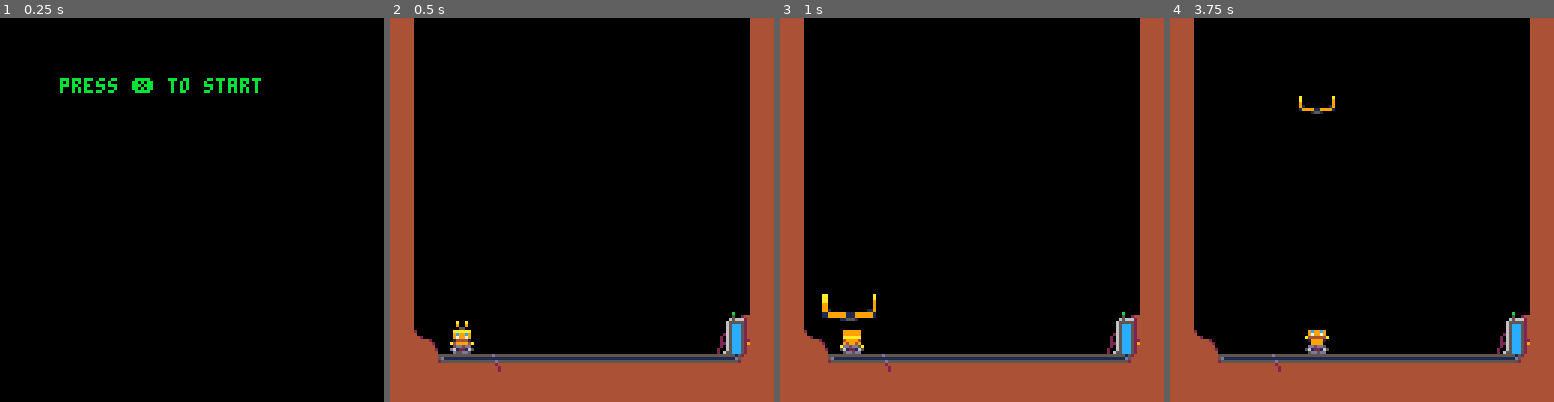
Above: before the commit, frames 1-4 (left to right).
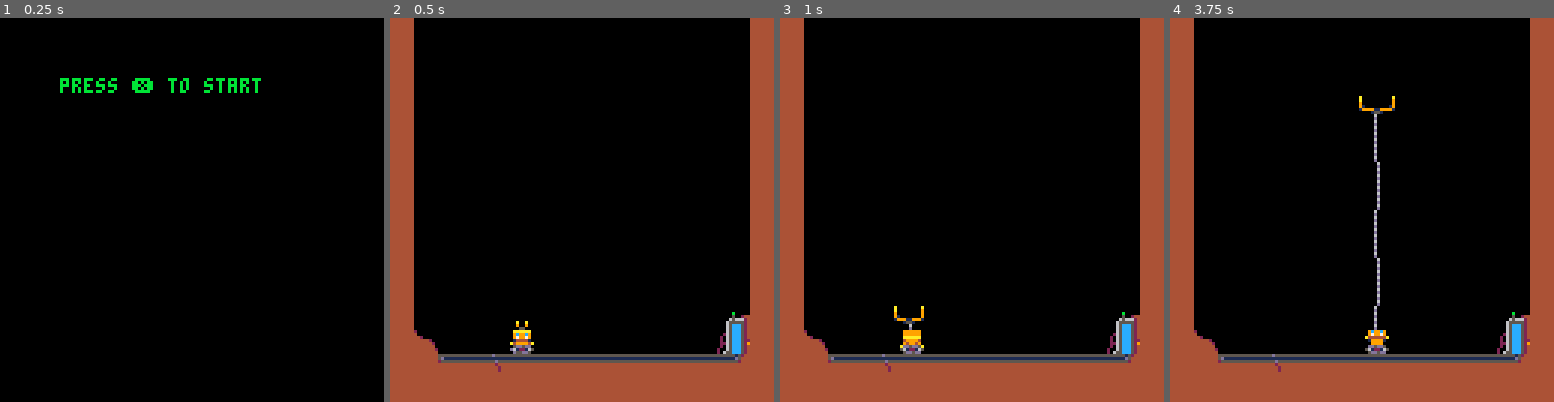
Above: after the commit, the same moments.

Repository: headjump/ld39
Game: PICO-8 cartridge crane.p8
Same seed, same stepped clock (60 frames per second), same inputs: the game is played once before the commit and once after it.
Inputs:
- Up to frame 1 (0.25 s): no input
- Up to frame 2 (0.5 s): tap X (X key) at 0.33 s
- Up to frame 3 (1 s): tap O (Z key) at 0.7 s
- Up to frame 4 (3.75 s): tap X (X key) at 1.07, 1.85, 2.97 s; hold Right 1.6-2.1 s; tap O (Z key) every 0.4 s from 1.7 to 3.7 s; hold Right 2.47-3.03 s; hold Left 3.08-3.58 s

Frame 1 is identical in both runs. In frame 2, 0.7% of the frame differs, in the area x 15-38%, y 78-88%; in frame 3, 1.2%; in frame 4, 1.4%, in the area x 33-59%, y 20-88%.

Commit message:
draw rope

Diff:
--- a/crane.p8
+++ b/crane.p8
@@ -47,11 +47,11 @@
   late_upd=function(e)
    if(not e.tw)then
     -- animate claw larger
-    e.tw=tween(e,.3,{scale=14},ease_inout)
+    e.tw=tween(e,.6,{scale=11},ease_out)
    else
     if(e.tw.upd() and e.ani_state==0)then
      --animate claw smaller again, till default size
-     e.tw=tween(e,.5,{scale=8},ease_inout)
+     e.tw=tween(e,.5,{scale=8},ease_back)
      e.ani_state=1
     end
    end
@@ -72,7 +72,7 @@
     spr(23,e.x,e.y)
    else
     local dx=e.scale*2
-    local dy=e.scale
+    local dy=8--e.scale
     sspr(7*8,0,16,8,e.x+4-(dx/2),e.y+8-dy,dx,dy)
    end
   end
@@ -164,16 +164,24 @@
 end
 
 function sc_game(level,easy)
- local crane=ent_crane(20,104)
+ local crane=ent_crane(40,104)
  local drawmap={
   layer=3,
   drw=function(e) map(0,0,0,0,16,16) end
  }
  local battery=ent_battery()
-
+ local drawrope={
+  layer=3,
+  drw=function(_,st)
+   if(not st.claw)then return end
+   for i=st.claw.y+8,st.crane.y,8 do
+    spr(24,st.claw.x-1+cond(i%30>15,1,0),i)
+   end
+  end
+ }
  return {
   init=function(st)
-   foreach({drawmap,battery,crane},ngn_add)
+   foreach({drawmap,drawrope,battery,crane},ngn_add)
    st.crane=crane
    st.battery=battery
   end,
@@ -496,22 +504,22 @@
 007007000009c999c99900000009c999c999000005dd5dd00dd5dd50009100000000190044444440655555240000000044444000000000090000090000000944
 0000000000097999799949000949799979990000561221655612216d001999911999910044444442651115240000000044444000000000090000090000000944
 00000000094999999999000000099999999949000dd5dd5005dd55d0000000155100000044444444651115240000000044444000000000090000090000000444
-00000000000144444441000000014444444100000999999009c99c90000000000005600000000000651115240000000044444000000000009444900000000444
+00000000000144444441000000014444444100000999999009c99c90000000000000600000000000651115240000000044444000000000009444900000000444
 00000000000029999920000000002999992000000999999009799790000000000000d00000000002651115240000000044444000000000000555000000000444
 00000000005dd5dd5dd5d00000dd5dd5dd5dd0000aaaaaa0a444444a000000000000600000000020651115240000000044444000000000000060000000000444
 000000000d11111111111d0005111111111115000499994001999910000000000000d000000000206511152200000000444400000000000000d0000000000444
-00000000d1d6d55555d6d150d1d6d55555d6d1d009499490009999000000000000065000000000226511152900000000444400000000000000d0000000009444
-00000000516665d5d56661d0d16665d5d56661d0a5dd5dda05dd5dd000a00a00000d000000000020651115240000000044440000000000000650000000009444
-00000000d1d6d51515d6d1d051d6d51515d6d1505612216556122165009009000006000000000200651115240000000044400000000000000d00000000009444
-00000000001000000000100000100000000010000dd5dd500dd5dd5000055000000d000000000206555155240000000644400000000000000000000000b00444
-000000004444444400000000555555555555555555d555550000000000000000000d500000000000555152440000000444000000000000000000000000500244
-000000004444444400000000111111115d1111111111111100000000000000000006000000000000111d54440000000444400000000000000000000006566624
-0000000044444444000000005555555525555555555d55550000000000000000000d000000000000555524440000000444400000000000000000000005555524
-00000000444444440000000044444444444444444442444400000000000000000006000000000000444444440000000444000000000090000000000005111524
-00000000444444440000000044444444444444444444244400000000000000000005d000000000004444444400000004440000000000900000d0000065111524
-00000000444444440000000044444444444444444444244400000000000000000000600000000000444444440000000444000000000090000060000065111524
-00000000444444440000000044444444444444444444444400000000000000000000d00000000000444444440000000444000090444900000000000265111524
-000000004444444400000000444444444444444444444444000000000000000000006000000000004444444400000004440000900d0000000000002065111524
+00000000d1d6d55555d6d150d1d6d55555d6d1d009499490009999000000000000006000000000226511152900000000444400000000000000d0000000009444
+00000000516665d5d56661d0d16665d5d56661d0a5dd5dda05dd5dd000a00a000000d00000000020651115240000000044440000000000000650000000009444
+00000000d1d6d51515d6d1d051d6d51515d6d1505612216556122165009009000000600000000200651115240000000044400000000000000d00000000009444
+00000000001000000000100000100000000010000dd5dd500dd5dd50000550000000d00000000206555155240000000644400000000000000000000000b00444
+000000004444444400000000555555555555555555d5555500000000000000000000000000000000555152440000000444000000000000000000000000500244
+000000004444444400000000111111115d1111111111111100000000000000000000000000000000111d54440000000444400000000000000000000006566624
+0000000044444444000000005555555525555555555d555500000000000000000000000000000000555524440000000444400000000000000000000005555524
+00000000444444440000000044444444444444444442444400000000000000000000000000000000444444440000000444000000000090000000000005111524
+000000004444444400000000444444444444444444442444000000000000000000000000000000004444444400000004440000000000900000d0000065111524
+00000000444444440000000044444444444444444444244400000000000000000000000000000000444444440000000444000000000090000060000065111524
+00000000444444440000000044444444444444444444444400000000000000000000000000000000444444440000000444000090444900000000000265111524
+000000004444444400000000444444444444444444444444000000000000000000000000000000004444444400000004440000900d0000000000002065111524
 00000000000000000000000000000000000000000000000000000000000000000000000044444444400000000000000444000090999200000000002065111522
 00000000000000000000000000000000000000000000000000000000000000000000000044444444400000000000000444000009191900000000002265ccc529
 00000000000000000000000000000000000000000000000000000000000000000000000044444444400000000000000444000000797990000000002065ccc524
